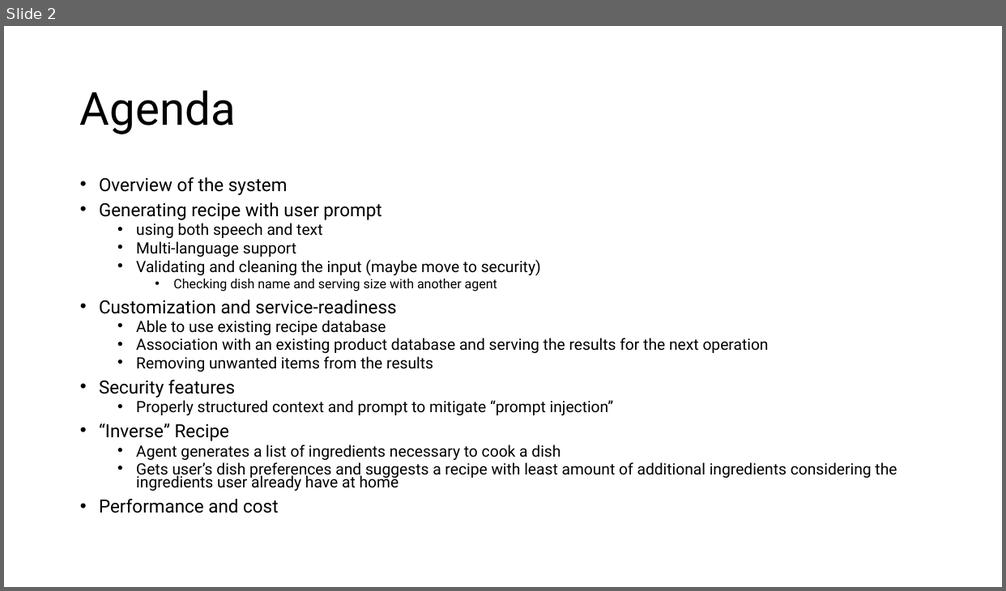
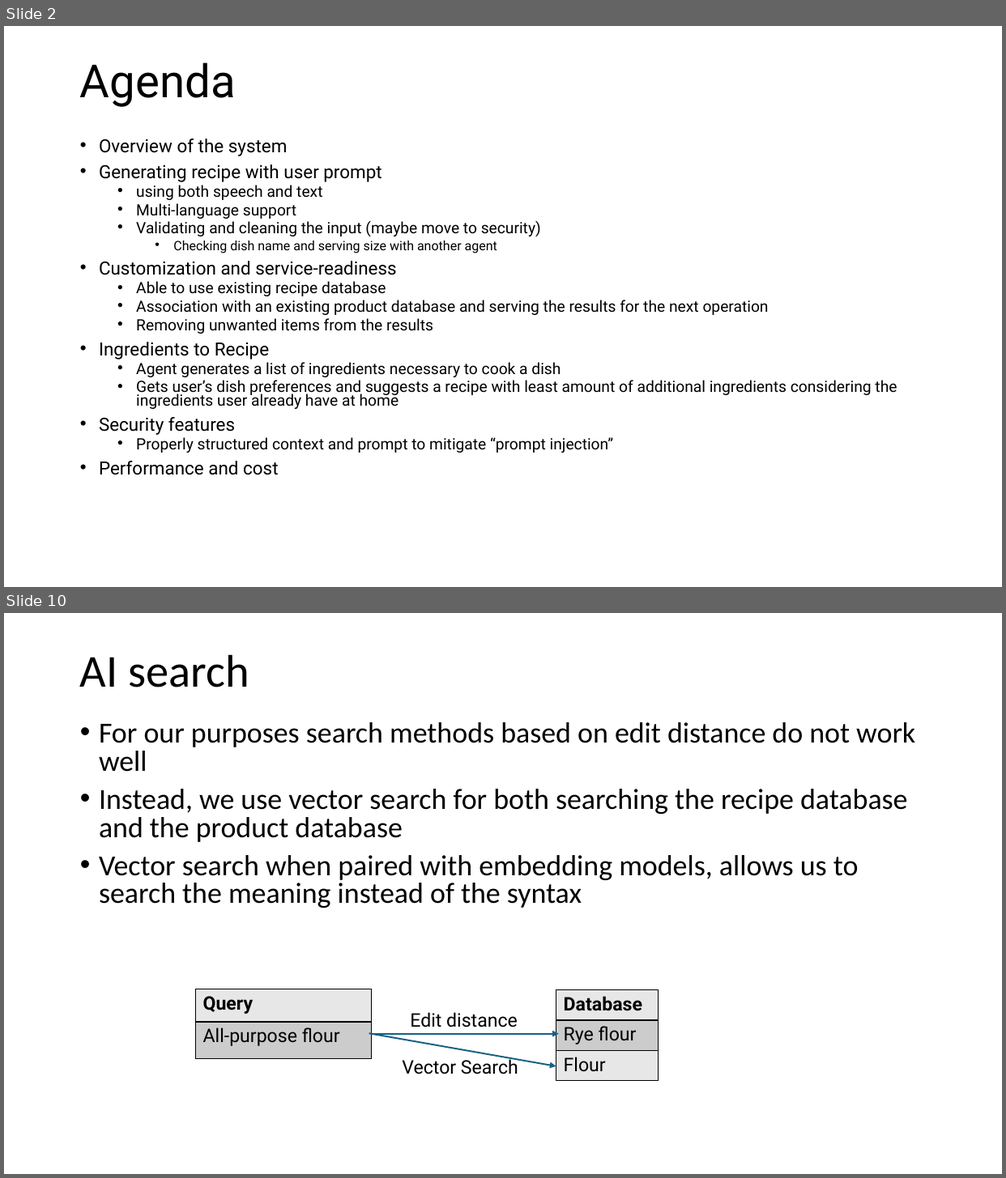
Before and after one commit to deepnetworkgmbh/generative-ai, a slide deck: recipe_generation/Presentation.pptx. Shown one above the other, each under a label of ours: slide 2 before the commit, slides 2 and 10 after it; the slides between them are not shown. The pictures are 1006x591 and 1006x1178 pixels, drawn with LibreOffice and Linux fonts; fonts in the diff are those of the drawing. Boxes give left, top, right and bottom in pixels: in the first picture for what was removed or moved away, otherwise in the second. Text is boxed around its words. In the diff, an @@ line names an element or a change of style, - is before the commit and + after.

```diff
--- a/recipe_generation/Presentation.pptx
+++ b/recipe_generation/Presentation.pptx
@@ slide 10 added at (x1=4, y1=613, x2=1002, y2=1174), background #FFFFFF @@
@@ title added at (x1=80, y1=654, x2=250, y2=688), 44 pt, text #000000 @@
+AI search
@@ text added at (x1=99, y1=722, x2=915, y2=908), 28 pt, text #000000 @@
+• For our purposes search methods based on edit distance do not work well
+• Instead, we use vector search for both searching the recipe database and the product database
+• Vector search when paired with embedding models, allows us to search the meaning instead of the syntax
@@ table added at (x1=196, y1=990, x2=372, y2=1059), 2 rows, 1 columns @@
+Query
+All-purpose flour
@@ table added at (x1=556, y1=990, x2=659, y2=1082), 3 rows, 1 columns @@
+Database
+Rye flour
+Flour
@@ text added at (x1=410, y1=1012, x2=518, y2=1028), 18 pt, text #000000 @@
+Edit distance
@@ arrow added from (369, 1033) to (556, 1067), #156082 1.5 pt @@
@@ arrow added from (372, 1033) to (559, 1033), #156082 1.5 pt @@
@@ text added at (x1=402, y1=1058, x2=518, y2=1075), 18 pt, text #000000 @@
+Vector Search
@@ slide 2 changed as well @@
@@ title "Agenda" moved from (x1=80, y1=90, x2=236, y2=135) to (x1=80, y1=62, x2=236, y2=107) @@
@@ text "Overview of the system" moved from (x1=99, y1=177, x2=897, y2=514) to (x1=99, y1=139, x2=897, y2=476) @@
@@ text at (x1=99, y1=342, x2=897, y2=409): paragraphs added @@
+• Ingredients to Recipe
+  • Agent generates a list of ingredients necessary to cook a dish
+  • Gets user’s dish preferences and suggests a recipe with least amount of additional ingredients considering the ingredients user already have at home
@@ text at (x1=99, y1=424, x2=897, y2=491): paragraphs removed @@
-• “Inverse” Recipe
-  • Agent generates a list of ingredients necessary to cook a dish
-  • Gets user’s dish preferences and suggests a recipe with least amount of additional ingredients considering the ingredients user already have at home
```
Also in this commit, not shown: 13 other slides added, 2 other files.
